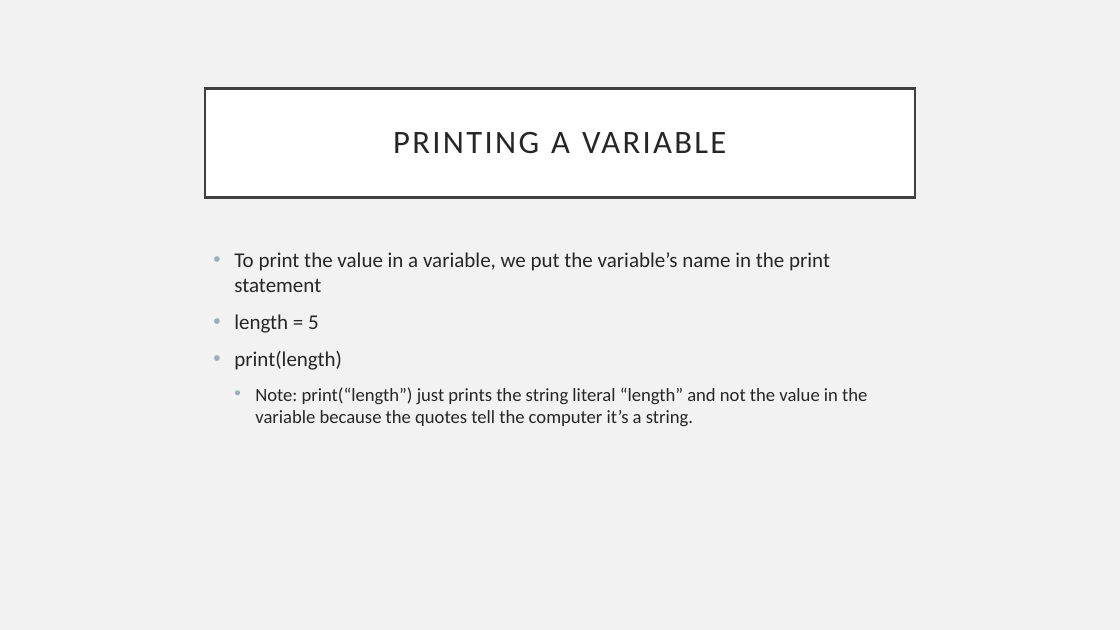
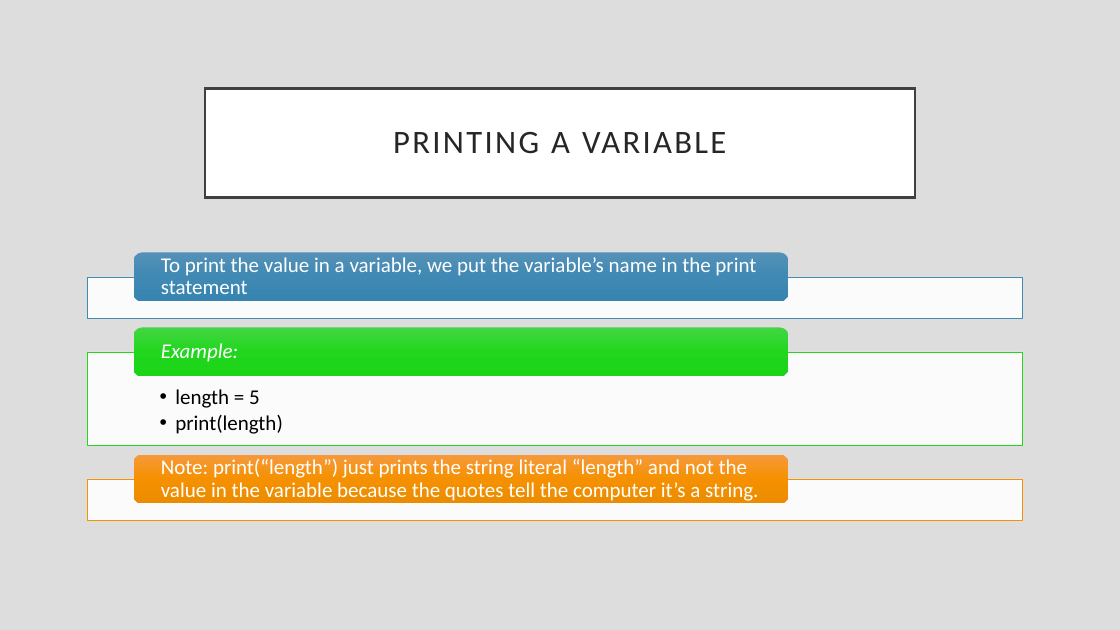
Before and after one commit to rsera/Junior-Knights, a slide deck: slide 21 of Python Day 1 IO.pptx (slide 14 before the commit). Drawn at 1120x630 pixels with LibreOffice and Linux fonts; fonts in the diff are those of the drawing. Boxes give left, top, right and bottom in pixels: in the first picture for what was removed or moved away, otherwise in the second. Text is boxed around its words. In the diff, an @@ line names an element or a change of style, - is before the commit and + after.

```diff
--- a/Python Day 1 IO.pptx
+++ b/Python Day 1 IO.pptx
@@ background #F2F2F2 to #DDDDDD @@
@@ text removed at bbox=[234, 252, 867, 426] @@
-• To print the value in a variable, we put the variable’s name in the print statement
-• length = 5
-• print(length)
-  • Note: print(“length”) just prints the string literal “length” and not the value in the variable because the quotes tell the computer it’s a string.
@@ group added at bbox=[87, 253, 1023, 521]: 4 texts, 3 rectangles, 3 rounded rectangles @@
+To print the value in a variable, we put the variable’s name in the print statement
+  • length = 5
+  • print(length)
+Example:
+Note: print(“length”) just prints the string literal “length” and not the value in the variable because the quotes tell the computer it’s a string.
```
Also in this commit, not shown: 20 other slides changed, 10 slides added, 4 other files.
